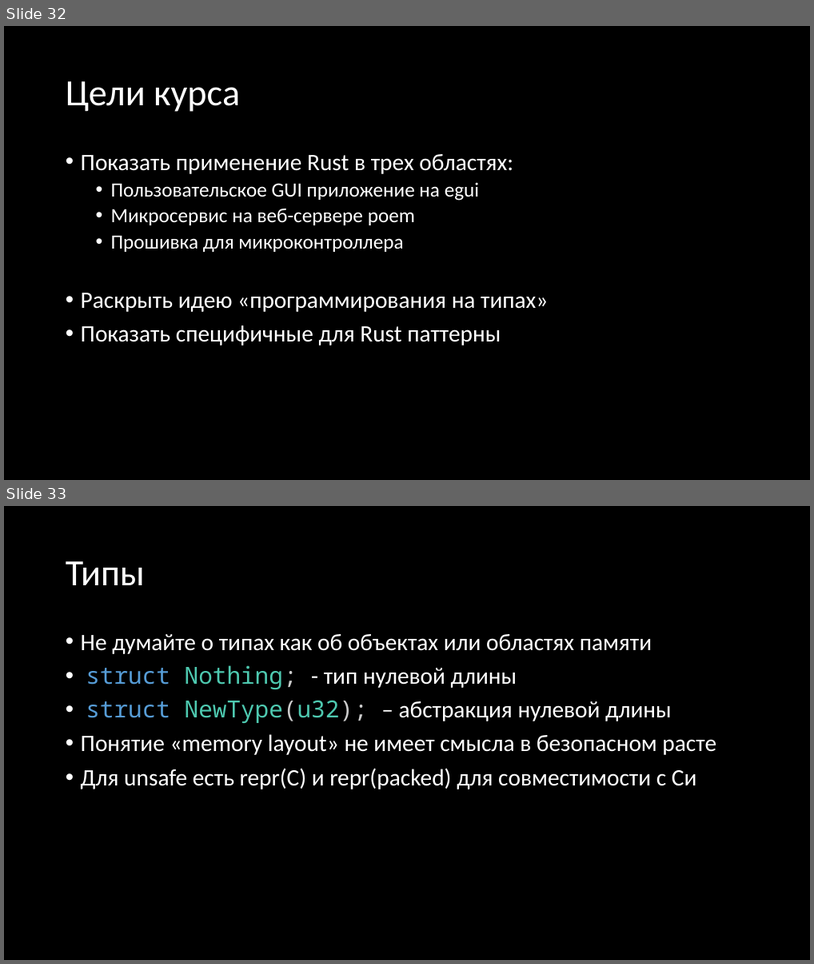
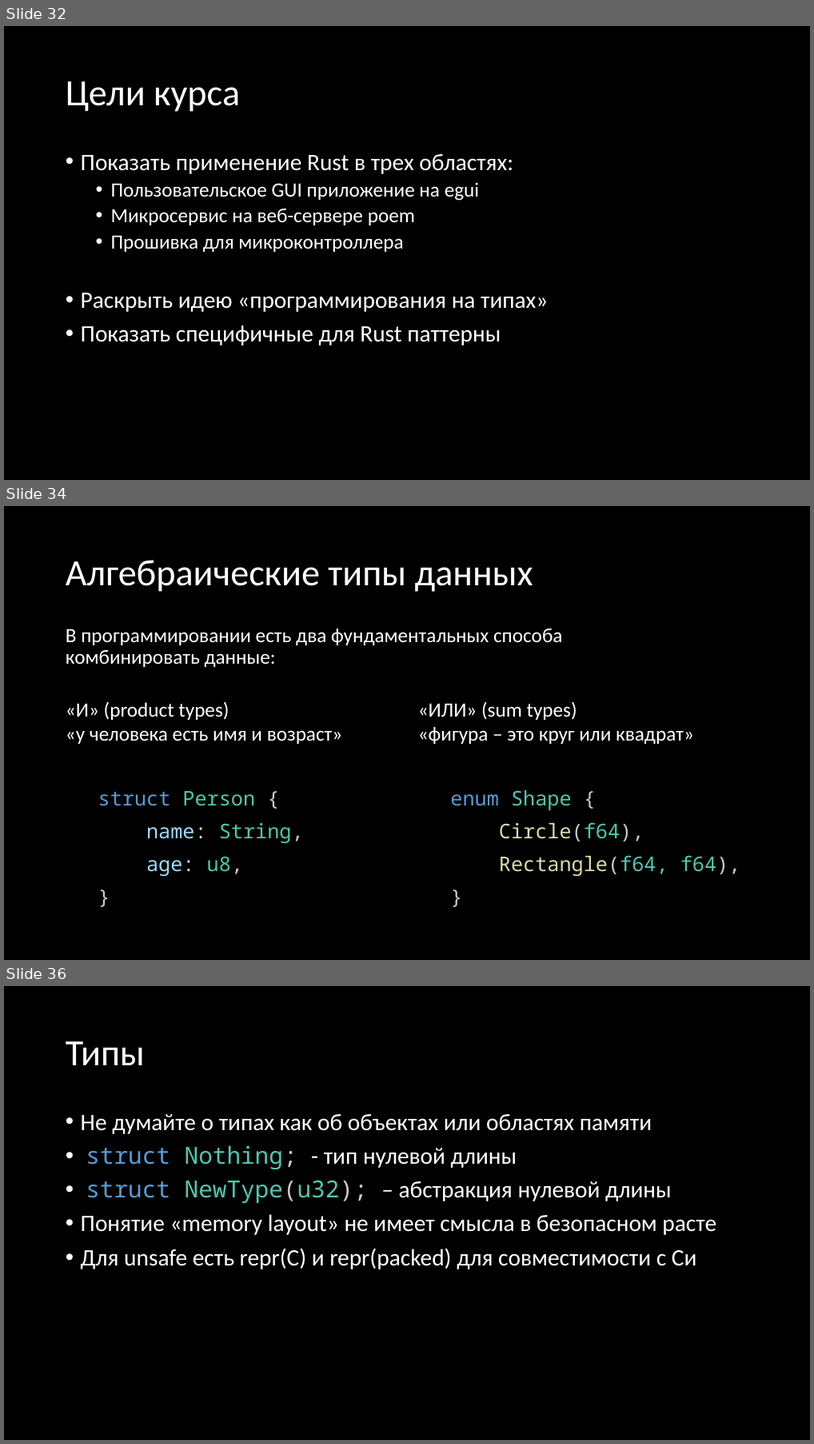
Before and after one commit to Gordon01/learn-rust, a slide deck: keynotes/Rust 2024.pptx. Shown one above the other, each under a label of ours: slides 32 and 33 before the commit, slides 32, 34 and 36 after it; the slides between them are not shown. The pictures are 814x964 and 814x1444 pixels, drawn with LibreOffice and Linux fonts; fonts in the diff are those of the drawing. Boxes give left, top, right and bottom in pixels: in the first picture for what was removed or moved away, otherwise in the second. Text is boxed around its words. In the diff, an @@ line names an element or a change of style, - is before the commit and + after.

```diff
--- a/keynotes/Rust 2024.pptx
+++ b/keynotes/Rust 2024.pptx
@@ slide 34 added at [4,506,810,960], background #000000 @@
@@ title added at [66,560,534,592], 44 pt, text #FFFFFF @@
+Алгебраические типы данных
@@ text added at [66,628,562,667], 24 pt, text #FFFFFF @@
+В программировании есть два фундаментальных способа комбинировать данные:
@@ text added at [66,701,343,876], 24 pt, text #FFFFFF @@
+«И» (product types)
+«у человека есть имя и возраст»
+struct Person {
+name: String,
+age: u8,
+}
@@ text added at [418,701,742,876], 24 pt, text #FFFFFF @@
+«ИЛИ» (sum types)
+«фигура – это круг или квадрат»
+enum Shape {
+Circle(f64),
+Rectangle(f64, f64),
+}
@@ what was slide 33 is now slide 36 @@
```
Also in this commit, not shown: 3 other slides added, 4 other files.
